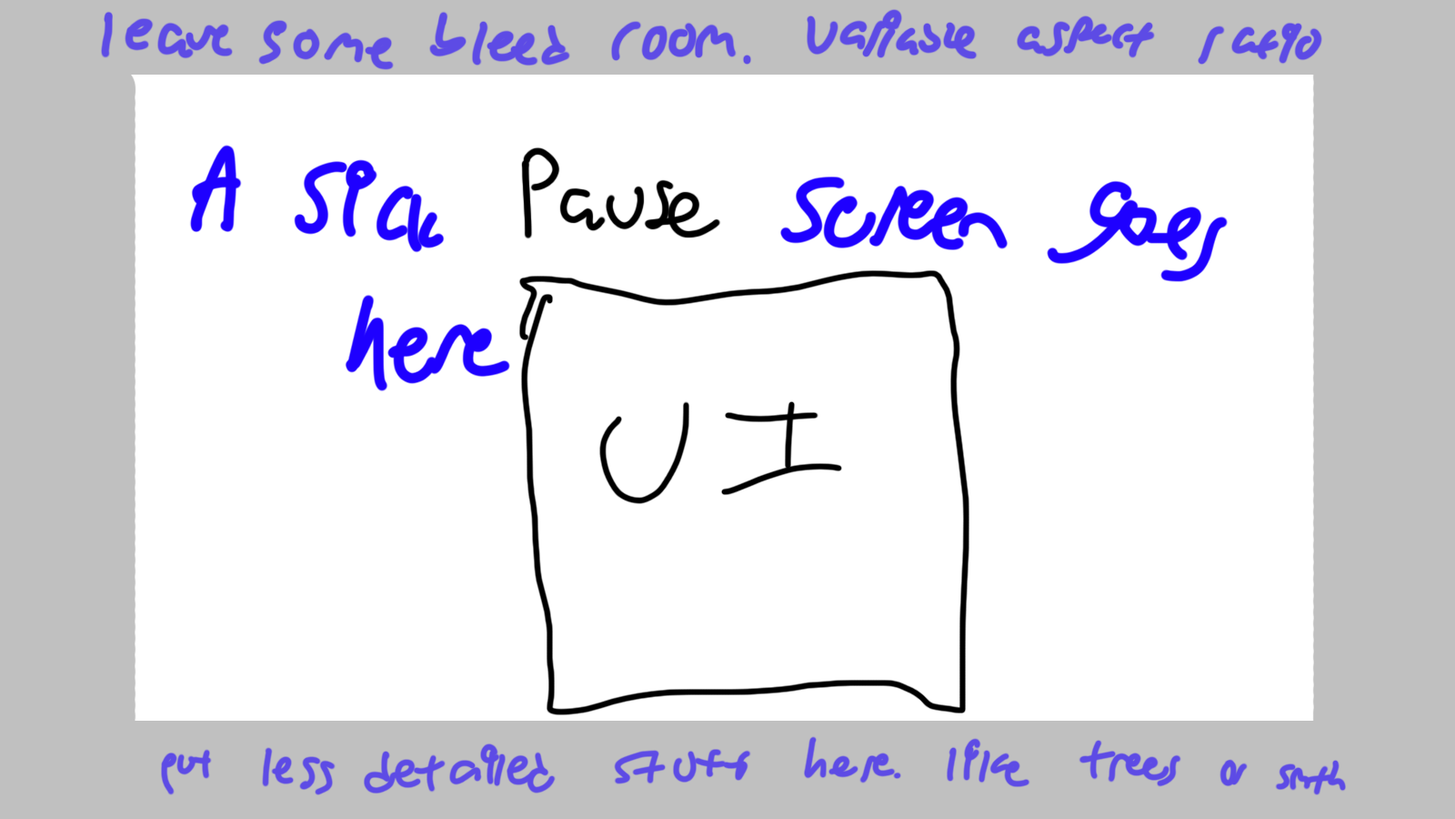
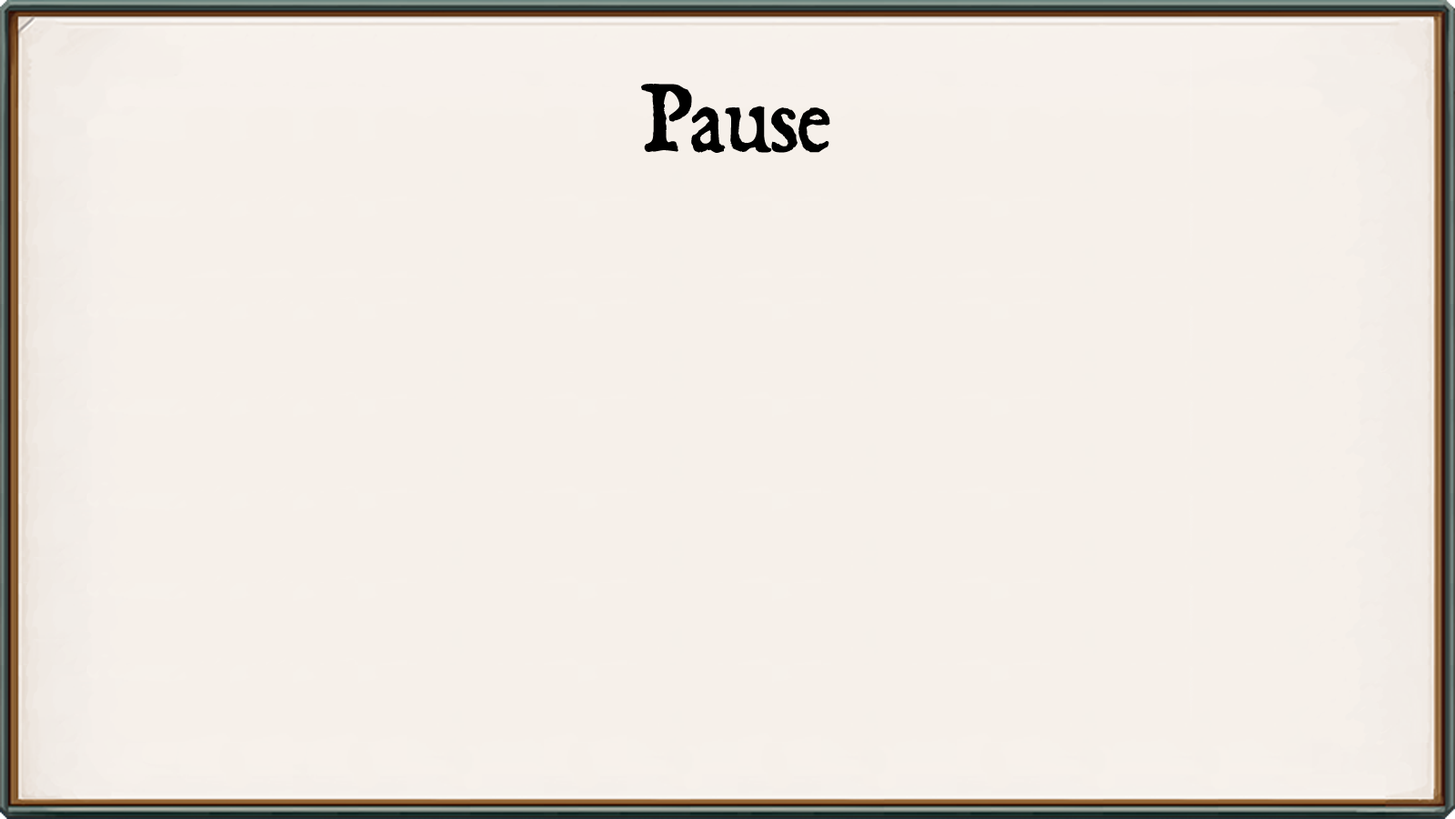
The second 1455x819 image is a revision of the first. Changes to its layers:
added layer "Pause" above "Layer 11" over [641, 83, 831, 153]
renamed "Layer 1" to "Layer 11", painted on it over [0, 0, 1455, 819]
